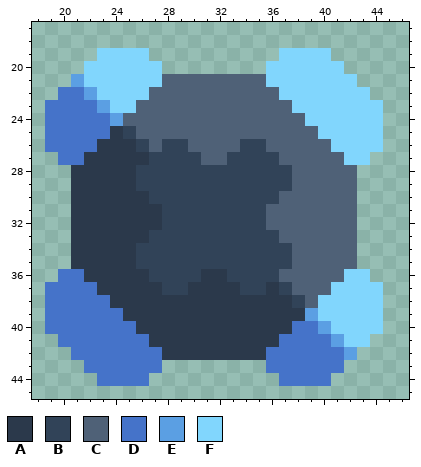
Two versions of one pixel-art sprite, sprites/blocks/drills/pressurized-drill-top.png. The picture above was drawn from the file before the commit.
The file is 64x64 pixels. Shown: x 18..46, y 17..45.
Palette (. is transparent): A #2b394b  B #314358  C #4f6177  D #4573c9  E #5b9fe3  F #81d6fd
Pixels before, first column x 19:
19 ....FFFF..........FFFF....
20 ...FFFFFF........FFFFFF...
21 ..EFFFFFFCCCCCCCCFFFFFFF..
22 .DDEFFFFCCCCCCCCCCFFFFFFF.
23 DDDDEFFCCCCCCCCCCCCFFFFFFF
24 DDDDDECCCCCCCCCCCCCCFFFFFF
25 DDDDDABCCCCCCCCCCCCCCFFFFF
26 DDDDAAABCBBCCCCBBCCCCCFFFF
27 .DDAAAAABBBBCCBBBBCCCCCFF.
28 ..AAAAABBBBBBBBBBBBCCCCC..
29 ..AAAAABBBBBBBBBBBBCCCCC..
30 ..AAAAAABBBBBBBBBBCCCCCC..
31 ..AAAAAAABBBBBBBBCCCCCCC..
32 ..AAAAAAABBBBBBBBCCCCCCC..
33 ..AAAAAABBBBBBBBBBCCCCCC..
34 ..AAAAABBBBBBBBBBBBCCCCC..
35 ..AAAAABBBBBBBBBBBBCCCCC..
36 .DDAAAAABBBBAABBBBCCCCCFF.
37 DDDDAAAAABBAAAABBABCCCFFFF
38 DDDDDAAAAAAAAAAAAAABCFFFFF
39 DDDDDDAAAAAAAAAAAAAAEFFFFF
40 DDDDDDDAAAAAAAAAAAADDEFFFF
41 .DDDDDDDAAAAAAAAAADDDDEFF.
42 ..DDDDDDDAAAAAAAADDDDDDE..
43 ...DDDDDD........DDDDDD...
44 ....DDDD..........DDDD....
After the commit:
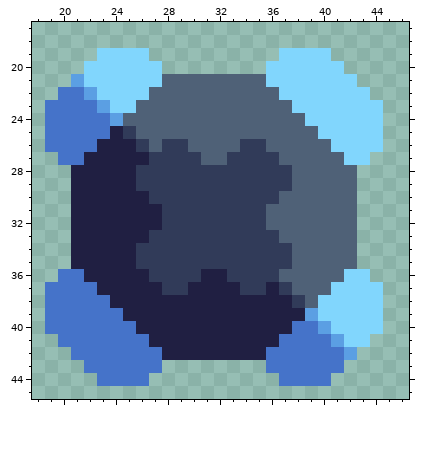
Difference:
Colour A changes from #2b394b to #201f42.
Colour B changes from #314358 to #313b59.
